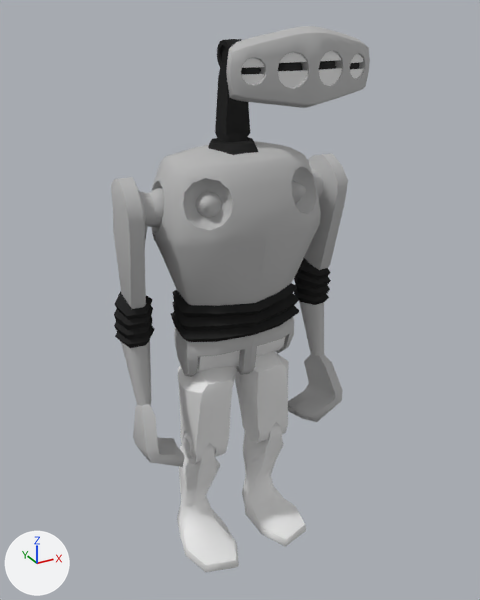
Two versions of the Blender file SoundGame/Assets/Models/Mesh/josee_animation.blend, one commit apart.
The view is the same before and after, from a 50 mm camera at (-4.93, -9.05, 9.5) aimed at (-0.1, -0.26, 5.11). Lighting does not change. The marker at lower left points along +X, +Y and +Z.

Before the edit, the objects in view are built like this:
```python
me_cylinder_002 = bpy.data.meshes.new('Cylinder.002')
me_cylinder_002.from_pydata(...)  # 214 vertices, 219 faces; spans x -0.26..0.25, y -0.1..0.38, z 7.32..9.08
me_cylinder_002.polygons.foreach_set('use_smooth', [True] * 219)
me_cylinder_002.materials.append(mat_rubber)  # black #2a2a2a
me_cylinder_008 = bpy.data.meshes.new('Cylinder.008')
me_cylinder_008.from_pydata(...)  # 426 vertices, 374 faces; spans x -1.03..1.03, y -0.35..0.87, z 1.92..4.68
me_cylinder_008.polygons.foreach_set('use_smooth', [True] * 374)
me_cylinder_009 = bpy.data.meshes.new('Cylinder.009')
me_cylinder_009.from_pydata(...)  # 188 vertices, 168 faces; spans x -1.24..1.24, y -0.95..0.69, z 0.0..2.6
me_cylinder_009.polygons.foreach_set('use_smooth', [True] * 168)
ob_legs_lower = bpy.data.objects.new('Legs_Lower', me_cylinder_009)
ob_legs_lower.location = (0.0, 0.0, 0.0)
_m = ob_legs_lower.modifiers.new('EdgeSplit', 'EDGE_SPLIT')
_m.use_edge_angle = False
ob_legs_upper = bpy.data.objects.new('Legs_Upper', me_cylinder_008)
ob_legs_upper.location = (0.0, 0.0, 0.0)
_m = ob_legs_upper.modifiers.new('EdgeSplit', 'EDGE_SPLIT')
_m.use_edge_angle = False
ob_neck_lower = bpy.data.objects.new('Neck_Lower', me_cylinder_002)
ob_neck_lower.location = (0.0, 0.0, 0.0)
_m = ob_neck_lower.modifiers.new('EdgeSplit', 'EDGE_SPLIT')
_m.use_edge_angle = False
# also in view: 'Hands' at (0.0, 0.06, 4.75); 'Torso' at (0.0, -0.05, 5.63); 'Head' at (0.0, -1.76, 8.82); 'Neck_Hole' at (-0.03, 0.09, 7.5)
```
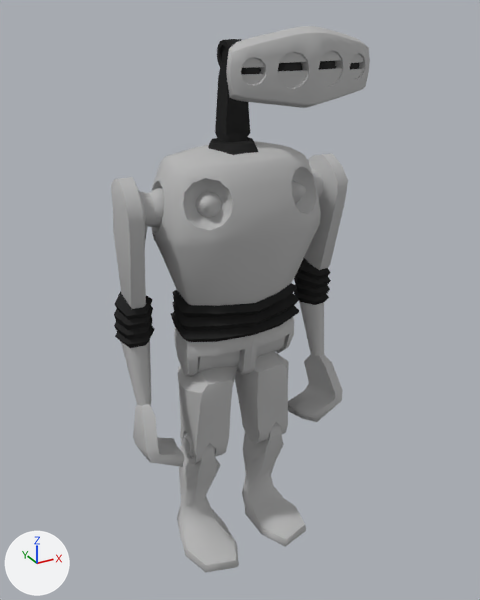
Where the change shows, as pixel boxes [x1, y1, x2, y2] in the pictures (480 x 600 px):
part 1 of me_cylinder_008, added: after [178, 337, 289, 464]
part 2 of me_cylinder_008, recoloured: [178, 339, 288, 457] in both
part 3 of me_cylinder_009, added: after [185, 443, 220, 506]
part 4 of me_cylinder_009, added: after [244, 422, 284, 479]
part 5 of me_cylinder_009, added: after [179, 489, 306, 572]
part 6 of me_cylinder_009, recoloured (white to grey): [177, 433, 305, 572] in both

The change in detail:
me_cylinder_008 is used by ob_legs_upper; location (0.0, 0.0, 0.0).
me_cylinder_008 had 426 vertices, 374 faces and spanned x -1.03..1.03, y -0.35..0.87, z 1.92..4.68.
me_cylinder_008 now has 736 vertices, 374 faces and spans x -1.03..1.03, y -0.35..0.87, z 1.92..4.68.
me_cylinder_008 part 1: 310 vertices added at x -1.03..1.03, y -0.31..0.82, z 1.92..4.68.
me_cylinder_008 part 2: 118 faces spanning x -1.03..1.03, y -0.31..0.82, z 1.92..4.68 switch from no material to mat_alumin (grey #b9b9b9).
me_cylinder_009 is used by ob_legs_lower; location (0.0, 0.0, 0.0).
me_cylinder_009 had 188 vertices, 168 faces and spanned x -1.24..1.24, y -0.95..0.69, z 0.0..2.6.
me_cylinder_009 now has 292 vertices, 168 faces and spans x -1.24..1.24, y -0.95..0.69, z 0.0..2.6.
me_cylinder_009 part 3: 40 vertices added at x -0.89..-0.52, y -0.2..0.69, z 1.56..2.6.
me_cylinder_009 part 4: 40 vertices added at x 0.52..0.89, y -0.2..0.69, z 1.56..2.6.
me_cylinder_009 part 5: 24 vertices added at x -1.24..1.24, y -0.92..0.2, z 0.03..0.27.
me_cylinder_009 part 6: 90 faces spanning x -1.24..1.24, y -0.95..0.69, z 0.0..2.1 switch from no material to mat_alumin (grey #b9b9b9).
